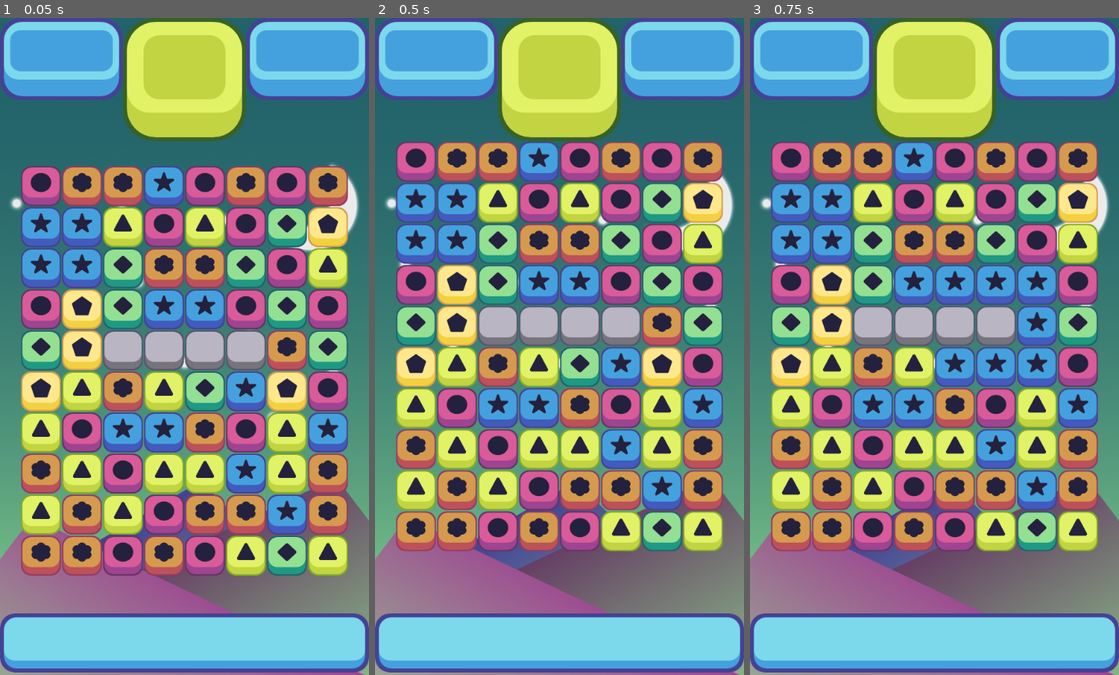
Above: before the commit, frames 1-3 (left to right).
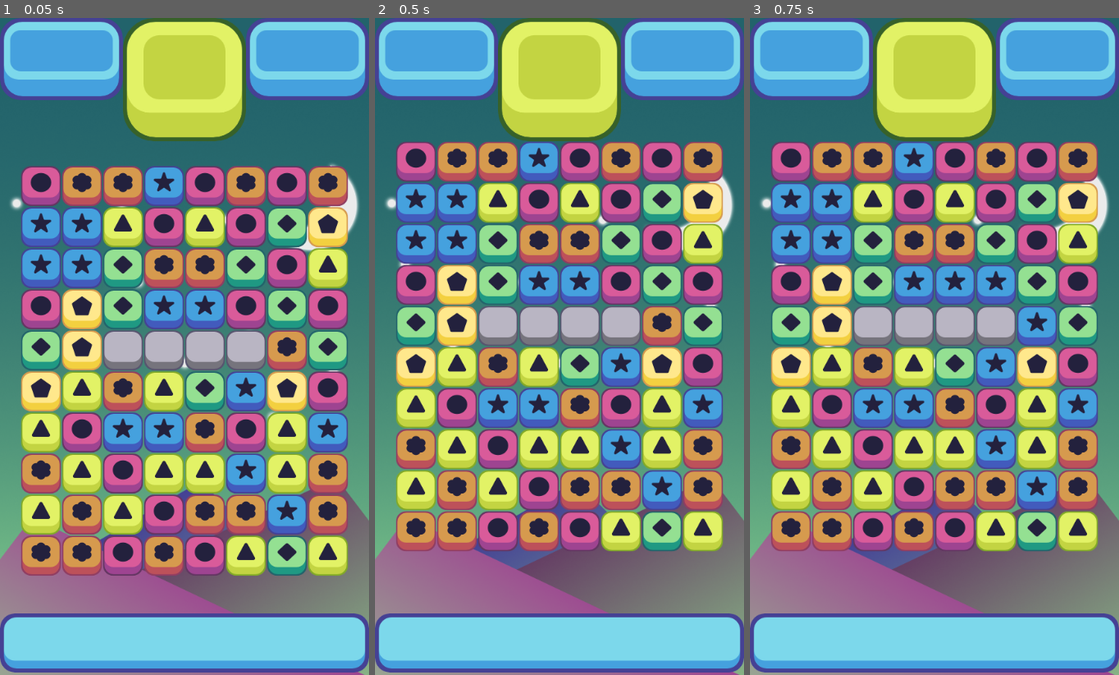
Above: after the commit, the same moments.

Repository: DanielEckmann/BA_Match3_Toolkit
Game: Godot game, scene res://scenes/game_window.tscn
The game is run twice, just before and just after one commit, with the same random seed, the same clock (stepped at 60 frames per second) and the same inputs.
Inputs (mouse positions are in pixels of both pictures, inside the frame that each line leads up to):
- Up to frame 1 (0.05 s): no input
- Up to frame 2 (0.5 s): no input
- Up to frame 3 (0.75 s): tap Enter at 0.5 s; move the mouse to (1015, 313) at 0.52 s; right-click (1015, 313) at 0.6 s

Frames 1-2 are identical in both runs. In frame 3, 1.7% of the frame differs, in the area x 50-84%, y 37-57%.

Commit message:
changed color bomb to only color a cross pattern

Diff:
--- a/Match3_Toolkit/scripts/grid.gd
+++ b/Match3_Toolkit/scripts/grid.gd
@@ -194,7 +194,7 @@
 	if p_bomb_limit <= 0:
 		return
 
-	var neighbors = get_neighbors(pos, true)
+	var neighbors = get_neighbors(pos, false)
 	for n in neighbors:
 		n.set_color(color, sprites[color])
 	all_pieces[pos.x][pos.y].set_color(color, sprites[color])
